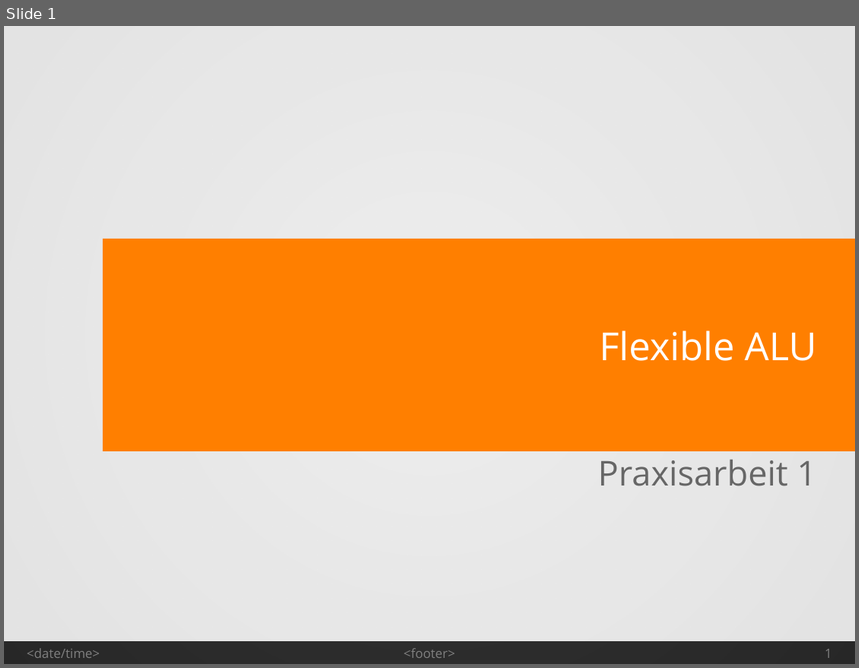
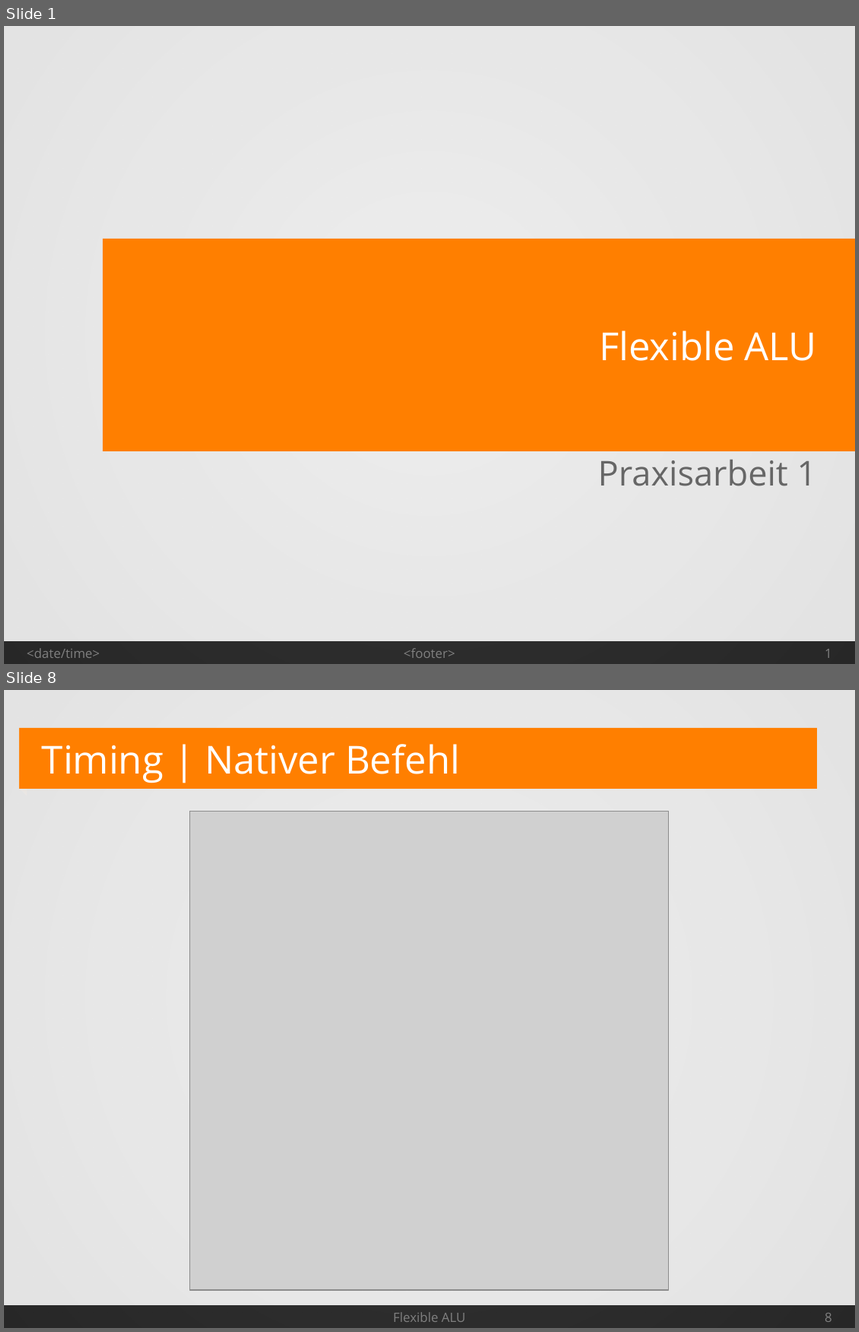
Before and after one commit to Geend/FHDWLogicWorksLib, a slide deck: alu-4/Spec/AluSpec.odp. Shown one above the other, each under a label of ours: slide 1 before the commit, slides 1 and 8 after it; the slides between them are not shown. The pictures are 859x668 and 859x1332 pixels, drawn with LibreOffice and Linux fonts; fonts in the diff are those of the drawing; grey boxes stand for pictures. Boxes give left, top, right and bottom in pixels: in the first picture for what was removed or moved away, otherwise in the second. Text is boxed around its words. In the diff, an @@ line names an element or a change of style, - is before the commit and + after.

```diff
--- a/alu-4/Spec/AluSpec.odp
+++ b/alu-4/Spec/AluSpec.odp
@@ slide 8 added at bbox=[4, 690, 855, 1328], background #FFFFFF; not listed: 2 template elements that a slide beside it also shows @@
@@ rectangle added at bbox=[19, 728, 817, 789], fill #FF7F00 @@
@@ title added at bbox=[42, 744, 460, 783], 36 pt, text #FFFFFF @@
+Timing | Nativer Befehl
@@ right triangle added at bbox=[19, 788, 27, 796], fill gradient #BF5F00 @@
@@ picture added at bbox=[190, 812, 669, 1290] @@
@@ text added at bbox=[393, 1312, 466, 1322], 12 pt, text #808080 @@
+Flexible ALU
@@ page number added at bbox=[825, 1313, 832, 1322], 12 pt, text #808080 @@
+8
```
Also in this commit, not shown: 8 other slides added, 4 other files.
